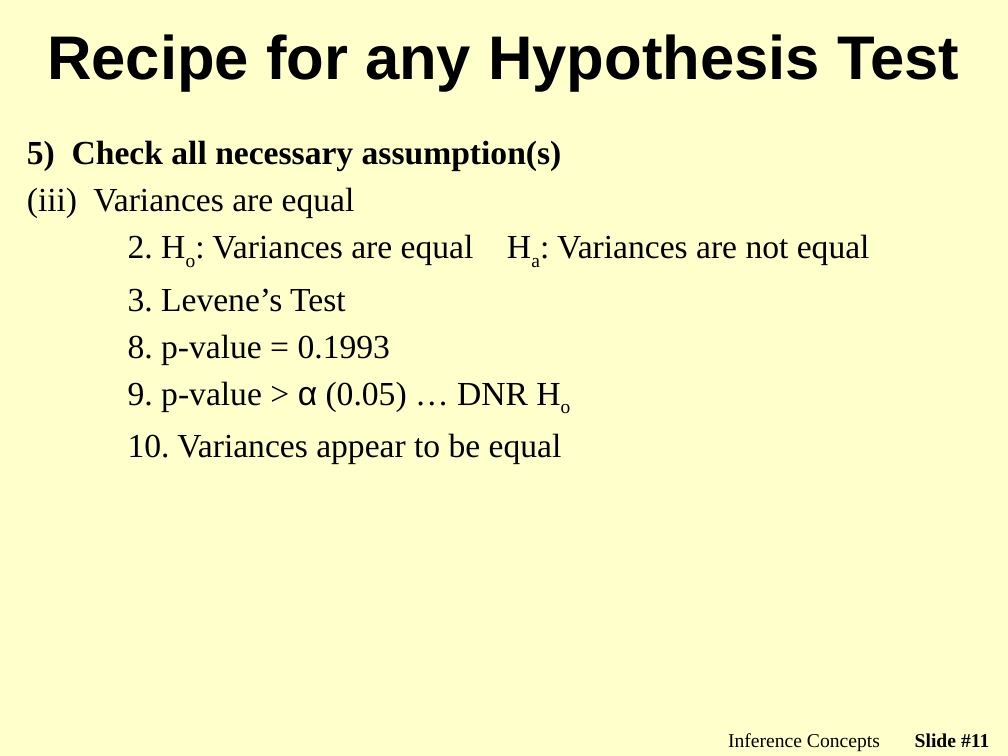
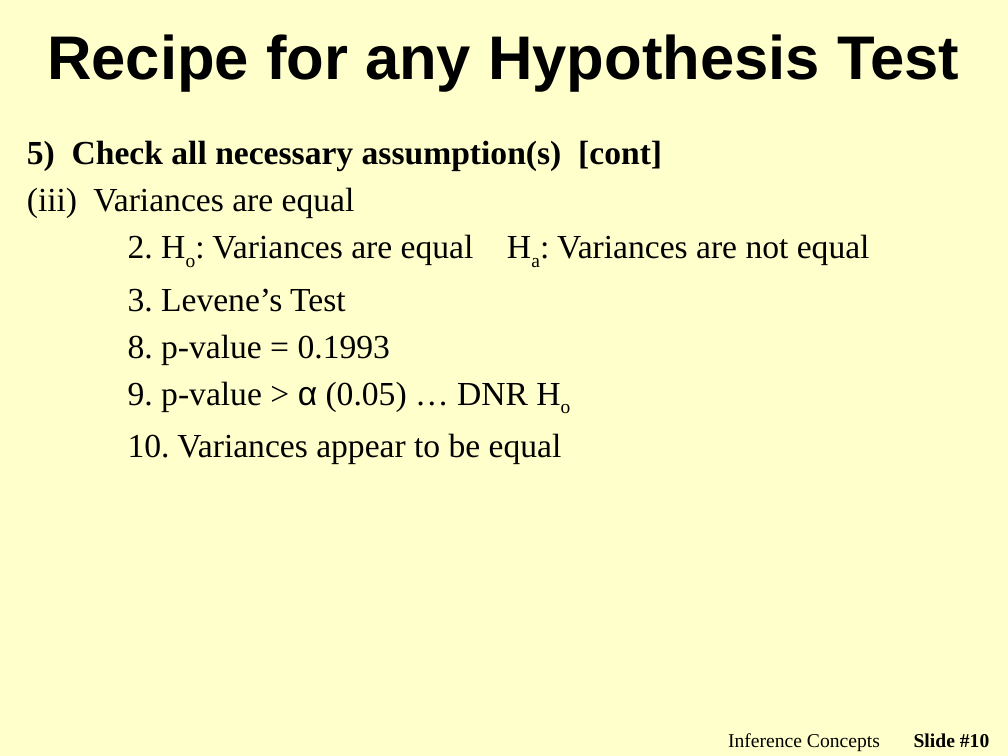
Before and after one commit to droglenc/NCMTH107, a slide deck: slide 10 of modules/2_Sample_t/PPT.pptx (slide 11 before the commit). Drawn at 1008x756 pixels with LibreOffice and Linux fonts; fonts in the diff are those of the drawing; background and template pictures are left out. Boxes give left, top, right and bottom in pixels: in the first picture for what was removed or moved away, otherwise in the second. Text is boxed around its words. In the diff, an @@ line names an element or a change of style, - is before the commit and + after.

```diff
--- a/modules/2_Sample_t/PPT.pptx
+++ b/modules/2_Sample_t/PPT.pptx
@@ text at [27,140,662,171]: text changed @@
-5) Check all necessary assumption(s)
+5) Check all necessary assumption(s) [cont]
@@ page number at [914,733,989,748]: text changed @@
-Slide #11
+Slide #10
```
Also in this commit, not shown: 2 other slides changed, 1 slide removed, 1 other file.
